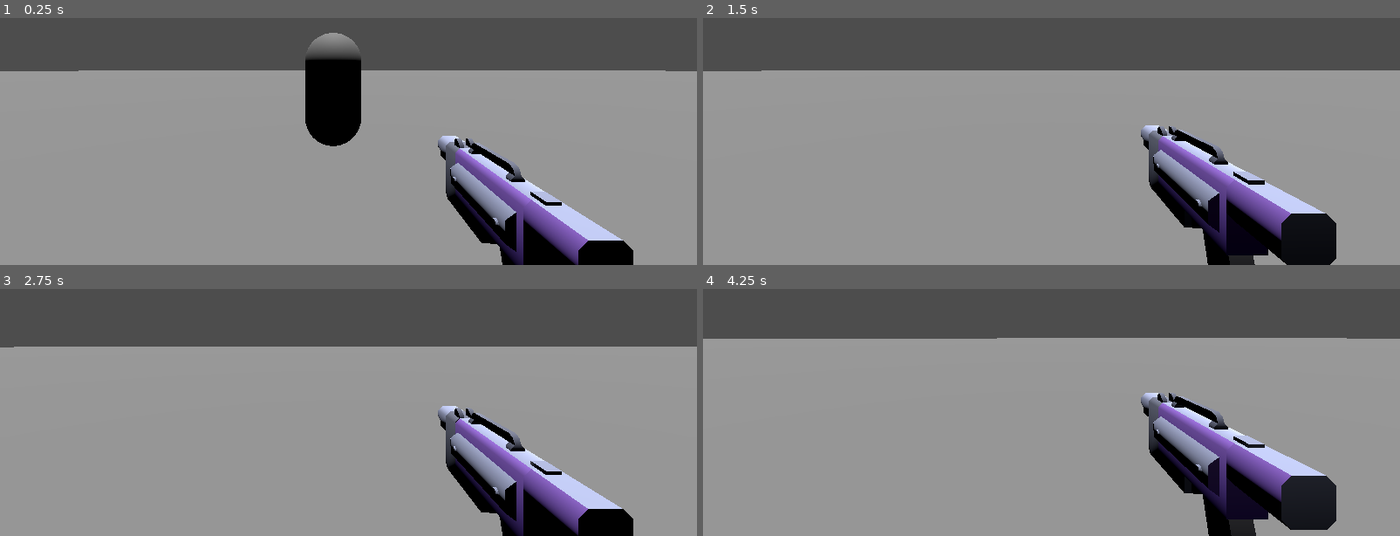
Above: before the commit, frames 1-4 (two rows, left to right).
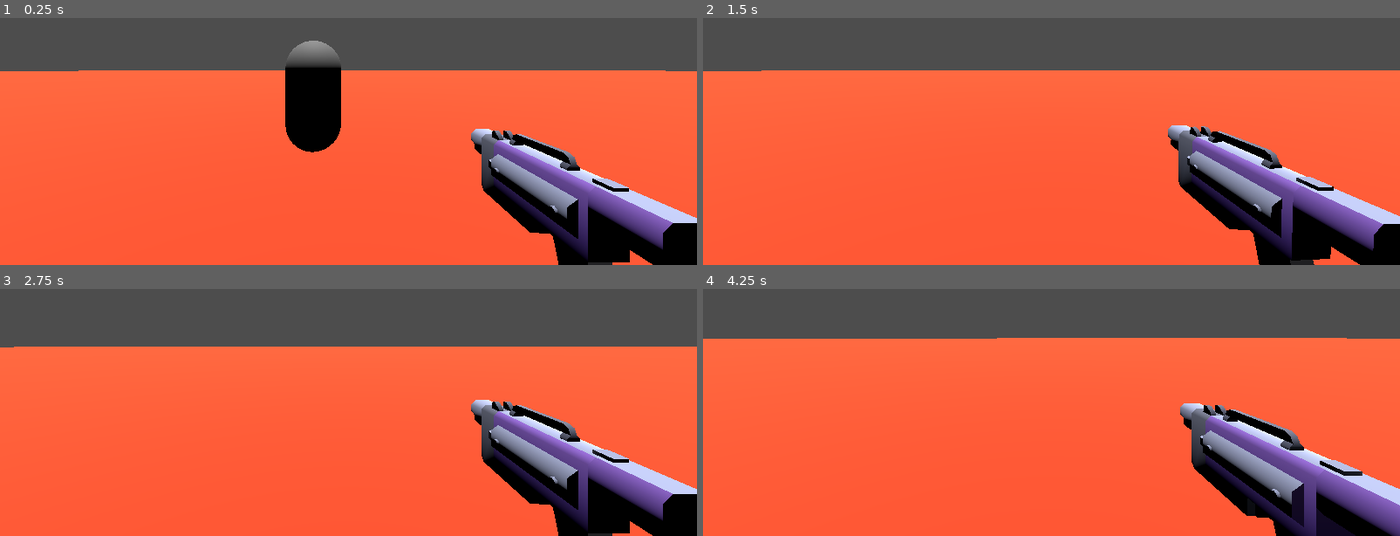
Above: after the commit, the same moments.

Repository: itsung26/GDgame-repo
Game: Godot game, scene res://scenes/main.tscn
The game is run twice, just before and just after one commit, with the same random seed, the same clock (stepped at 60 frames per second) and the same inputs.
Inputs (mouse positions are in pixels of both pictures, inside the frame that each line leads up to):
- Up to frame 1 (0.25 s): no input
- Up to frame 2 (1.5 s): tap Enter at 0.5 s; move the mouse to (1086, 67) at 0.52 s; press the mouse at (1086, 67) at 0.53 s; hold W (forward) from 0.53 s (still down); tap Space (jump) at 0.77 s; tap H (inspect weapon, bound only after the commit) at 0.8, 1.35 s; move the mouse to (1016, 69) at 1.27 s; release the mouse at (1016, 69) at 1.28 s
- Up to frame 3 (2.75 s): keep holding W (forward); tap Space (jump) at 1.52 s; click (313, 340) at 1.55 s; move the mouse to (362, 333) at 2.02 s; press the mouse at (362, 333) at 2.03 s; tap H (inspect weapon, bound only after the commit) at 2.3 s
- Up to frame 4 (4.25 s): keep holding W (forward); move the mouse to (1044, 345) at 2.77 s; release the mouse at (1044, 345) at 2.78 s; tap H (inspect weapon, bound only after the commit) at 2.85, 3.8 s; tap Space (jump) at 3.02, 3.77 s; click (1044, 345) at 3.05 s; move the mouse to (1100, 345) at 3.52 s; press the mouse at (1100, 345) at 3.53 s; tap Escape (pause) at 4.15 s

The runs differ from the first frame. In frame 1, 77% of the frame differs, in the area x 0-100%, y 6-100%; in frame 2, 77%; in frame 3, 76%; in frame 4, 79%, in the area x 0-100%, y 19-100%.

Commit message:
Add basic weapon and enemy systems
Introduced a new blaster weapon with firing and inspect animations, including a script for handling input and raycasting. Added a test enemy scene and script, and updated the main scene to include the enemy. Defined new input actions and physics layers, and removed the unused pause UI scene.

Diff:
--- a/project.godot
+++ b/project.godot
@@ -18,6 +18,10 @@
 run/main_scene="uid://ddw2badfdmuup"
 config/features=PackedStringArray("4.4", "Forward Plus")
 config/icon="res://icon.svg"
+
+[global_group]
+
+enemy="contains all enemies"
 
 [input]
 
@@ -56,3 +60,23 @@
 "events": [Object(InputEventKey,"resource_local_to_scene":false,"resource_name":"","device":-1,"window_id":0,"alt_press …(191 unchanged characters)…
 ]
 }
+fire={
+"deadzone": 0.2,
+"events": [Object(InputEventMouseButton,"resource_local_to_scene":false,"resource_name":"","device":-1,"window_id":0,"alt_pressed":false,"shift_pressed":false,"ctrl_pressed":false,"meta_pressed":false,"button_mask":1,"position":Vector2(134, 22),"global_position":Vector2(143, 70),"factor":1.0,"button_index":1,"canceled":false,"pressed":true,"double_click":false,"script":null)
+]
+}
+"inspect weapon"={
+"deadzone": 0.2,
+"events": [Object(InputEventKey,"resource_local_to_scene":false,"resource_name":"","device":-1,"window_id":0,"alt_pressed":false,"shift_pressed":false,"ctrl_pressed":false,"meta_pressed":false,"pressed":false,"keycode":0,"physical_keycode":72,"key_label":0,"unicode":104,"location":0,"echo":false,"script":null)
+]
+}
+"right click action"={
+"deadzone": 0.2,
+"events": [Object(InputEventMouseButton,"resource_local_to_scene":false,"resource_name":"","device":-1,"window_id":0,"alt_pressed":false,"shift_pressed":false,"ctrl_pressed":false,"meta_pressed":false,"button_mask":2,"position":Vector2(17, 11),"global_position":Vector2(26, 59),"factor":1.0,"button_index":2,"canceled":false,"pressed":true,"double_click":false,"script":null)
+]
+}
+
+[layer_names]
+
+3d_physics/layer_1="player"
+3d_physics/layer_2="enemies"
--- a/scenes/main.tscn
+++ b/scenes/main.tscn
@@ -1,15 +1,21 @@
-[gd_scene load_steps=7 format=3 uid="uid://ddw2badfdmuup"]
+[gd_scene load_steps=10 format=3 uid="uid://ddw2badfdmuup"]
 
 [ext_resource type="Script" uid="uid://gpqrqkj1ebeu" path="res://scripts/game_manager.gd" id="1_0wfyh"]
 [ext_resource type="PackedScene" uid="uid://ch37b3vrtbtsd" path="res://scenes/player.tscn" id="1_o5qli"]
 [ext_resource type="Script" uid="uid://3rccyd28dt24" path="res://scripts/character_body_3d.gd" id="3_sugp2"]
+[ext_resource type="Script" uid="uid://cikqg67necxxx" path="res://scripts/test_enemy.gd" id="4_jyhfs"]
 
 [sub_resource type="WorldBoundaryShape3D" id="WorldBoundaryShape3D_sgp6g"]
 
 [sub_resource type="PlaneMesh" id="PlaneMesh_sgp6g"]
 size = Vector2(500, 500)
 
+[sub_resource type="StandardMaterial3D" id="StandardMaterial3D_sugp2"]
+albedo_color = Color(1, 0.317647, 0.164706, 1)
+
 [sub_resource type="CapsuleMesh" id="CapsuleMesh_sugp2"]
+
+[sub_resource type="CapsuleShape3D" id="CapsuleShape3D_sugp2"]
 
 [node name="main" type="Node3D"]
 
@@ -26,14 +32,25 @@
 
 [node name="MeshInstance3D" type="MeshInstance3D" parent="WorldFloor"]
 mesh = SubResource("PlaneMesh_sgp6g")
+surface_material_override/0 = SubResource("StandardMaterial3D_sugp2")
 
 [node name="Player" parent="." instance=ExtResource("1_o5qli")]
 transform = Transform3D(1, 0, 0, 0, 1, 0, 0, 0, 1, -20.301, 0, -19.0991)
+collision_mask = 3
 script = ExtResource("3_sugp2")
 
 [node name="DirectionalLight3D" type="DirectionalLight3D" parent="."]
 transform = Transform3D(1, 0, 0, 0, -2.98023e-08, 1, 0, -1, -2.98023e-08, -16.0502, 510.402, -17.315)
 
-[node name="MeshInstance3D" type="MeshInstance3D" parent="."]
-transform = Transform3D(1, 0, 0, 0, 1, 0, 0, 0, 1, -20.5698, 1.1295, -23.6683)
+[node name="TestEnemy" type="CharacterBody3D" parent="."]
+transform = Transform3D(1, 0, 0, 0, 1, 0, 0, 0, 1, -20.9353, 1, -23.7502)
+collision_layer = 2
+collision_mask = 3
+script = ExtResource("4_jyhfs")
+
+[node name="MeshInstance3D" type="MeshInstance3D" parent="TestEnemy"]
 mesh = SubResource("CapsuleMesh_sugp2")
+skeleton = NodePath("../..")
+
+[node name="CollisionShape3D" type="CollisionShape3D" parent="TestEnemy"]
+shape = SubResource("CapsuleShape3D_sugp2")
--- a/scenes/pause_ui.tscn
+++ /dev/null
@@ -1,20 +0,0 @@
-[gd_scene format=3 uid="uid://7lv8me8tkiq7"]
-
-[node name="PauseUI" type="Control"]
-layout_mode = 3
-anchors_preset = 15
-anchor_right = 1.0
-anchor_bottom = 1.0
-grow_horizontal = 2
-grow_vertical = 2
-
-[node name="MenuButton" type="MenuButton" parent="."]
-layout_mode = 0
-offset_left = 69.0
-offset_top = 35.0
-offset_right = 222.0
-offset_bottom = 99.0
-text = "testbutton"
-item_count = 1
-popup/item_0/text = "testbutton"
-popup/item_0/id = 0
--- a/scenes/player.tscn
+++ b/scenes/player.tscn
@@ -1,43 +1,99 @@
-[gd_scene load_steps=9 format=3 uid="uid://ch37b3vrtbtsd"]
+[gd_scene load_steps=11 format=3 uid="uid://ch37b3vrtbtsd"]
 
 [ext_resource type="PackedScene" uid="uid://c2kcj7dglcsx2" path="res://assets/gunmodels/blaster-a.fbx" id="1_3vyb7"]
+[ext_resource type="Script" uid="uid://bhnpfhit5k8s5" path="res://scripts/blaster_a.gd" id="2_g2els"]
 
 [sub_resource type="Animation" id="Animation_3vyb7"]
-length = 0.001
+resource_name = "recoil"
+length = 0.1
 tracks/0/type = "value"
 tracks/0/imported = false
 tracks/0/enabled = true
-tracks/0/path = NodePath("Pivot/gun:position")
+tracks/0/path = NodePath("Pivot/Camera3D/pistol:position")
+tracks/0/interp = 1
+tracks/0/loop_wrap = true
+tracks/0/keys = {
+"times": PackedFloat32Array(0, 0.0333333, 0.1),
+"transitions": PackedFloat32Array(1, 1, 1),
+"update": 0,
+"values": [Vector3(0.687, -0.416, -0.943), Vector3(0.687, -0.416, -0.828), Vector3(0.687, -0.416, -0.943)]
+}
+tracks/1/type = "method"
+tracks/1/imported = false
+tracks/1/enabled = true
+tracks/1/path = NodePath("Pivot/Camera3D/pistol")
+tracks/1/interp = 1
+tracks/1/loop_wrap = true
+tracks/1/keys = {
+"times": PackedFloat32Array(0.0333333),
+"transitions": PackedFloat32Array(1),
+"values": [{
+"args": [],
+"method": &"fire"
+}]
+}
+
+[sub_resource type="Animation" id="Animation_g2els"]
+length = 0.001
+capture_included = true
+tracks/0/type = "value"
+tracks/0/imported = false
+tracks/0/enabled = true
+tracks/0/path = NodePath("Pivot/Camera3D/pistol:position")
 tracks/0/interp = 1
 tracks/0/loop_wrap = true
 tracks/0/keys = {
 "times": PackedFloat32Array(0),
 "transitions": PackedFloat32Array(1),
-"update": 0,
-"values": [Vector3(0.517026, -0.451205, -0.942633)]
+"update": 2,
+"values": [Vector3(0.687, -0.416, -0.943)]
+}
+tracks/1/type = "value"
+tracks/1/imported = false
+tracks/1/enabled = true
+tracks/1/path = NodePath("Pivot/Camera3D/pistol:rotation")
+tracks/1/interp = 1
+tracks/1/loop_wrap = true
+tracks/1/keys = {
+"times": PackedFloat32Array(0),
+"transitions": PackedFloat32Array(1),
+"update": 2,
+"values": [Vector3(0, 0, 0)]
 }
 
-[sub_resource type="Animation" id="Animation_u8vuu"]
-resource_name = "gunBob"
-length = 0.6
-loop_mode = 1
+[sub_resource type="Animation" id="Animation_qhqgy"]
+resource_name = "inspect"
+length = 3.0
 tracks/0/type = "value"
 tracks/0/imported = false
 tracks/0/enabled = true
-tracks/0/path = NodePath("Pivot/gun:position")
+tracks/0/path = NodePath("Pivot/Camera3D/pistol:rotation")
 tracks/0/interp = 1
 tracks/0/loop_wrap = true
 tracks/0/keys = {
-"times": PackedFloat32Array(0, 0.3),
-"transitions": PackedFloat32Array(1, 1),
+"times": PackedFloat32Array(0, 0.8, 1.60352, 2.03333, 2.5, 3),
+"transitions": PackedFloat32Array(1, 1, 1, 1, 1, 1),
 "update": 0,
-"values": [Vector3(0.517026, -0.451205, -0.942633), Vector3(0.517026, -0.367343, -0.942633)]
+"values": [Vector3(0, 0, 0), Vector3(0.205949, 0.411898, 0), Vector3(0.205949, 0.411898, 0), Vector3(0.205949, 0.205949, 1.64759), Vector3(0.205949, 0.205949, 1.64759), Vector3(0, 0, 0)]
+}
+tracks/1/type = "value"
+tracks/1/imported = false
+tracks/1/enabled = true
+tracks/1/path = NodePath("Pivot/Camera3D/pistol:position")
+tracks/1/interp = 1
+tracks/1/loop_wrap = true
+tracks/1/keys = {
+"times": PackedFloat32Array(0, 0.8, 1.60352, 2.03333, 2.5, 3),
+"transitions": PackedFloat32Array(1, 1, 1, 1, 1, 1),
+"update": 0,
+"values": [Vector3(0.687, -0.416, -0.943), Vector3(0.582, -0.331, -0.943), Vector3(0.582, -0.331, -0.943), Vector3(0.582, -0.331, -1.098), Vector3(0.582, -0.331, -1.098), Vector3(0.687, -0.416, -0.943)]
 }
 
 [sub_resource type="AnimationLibrary" id="AnimationLibrary_o7tup"]
 _data = {
-&"RESET": SubResource("Animation_3vyb7"),
-&"gunBob": SubResource("Animation_u8vuu")
+&"RESET": SubResource("Animation_g2els"),
+&"inspect": SubResource("Animation_qhqgy"),
+&"recoil": SubResource("Animation_3vyb7")
 }
 
 [sub_resource type="CapsuleShape3D" id="CapsuleShape3D_b2mh8"]
@@ -77,7 +133,11 @@
 [node name="Camera3D" type="Camera3D" parent="Pivot"]
 unique_name_in_owner = true
 
-[node name="gun" type="Skeleton3D" parent="Pivot"]
-transform = Transform3D(1, 0, 0, 0, 1, 0, 0, 0, 1, 0.517026, -0.451205, -0.942633)
+[node name="pistol" parent="Pivot/Camera3D" instance=ExtResource("1_3vyb7")]
+transform = Transform3D(1, 0, 0, 0, 1, 0, 0, 0, 1, 0.687, -0.416, -0.943)
+script = ExtResource("2_g2els")
 
-[node name="pistol" parent="Pivot/gun" instance=ExtResource("1_3vyb7")]
+[node name="RayCast3D" type="RayCast3D" parent="Pivot/Camera3D"]
+transform = Transform3D(1, 0, 0, 0, -1, -8.74228e-08, 0, 8.74228e-08, -1, 0.00434119, -0.0047704, -0.40687)
+target_position = Vector3(0, 0, 900)
+collision_mask = 2
--- /dev/null
+++ b/scripts/blaster_a.gd
@@ -0,0 +1,25 @@
+extends Skeleton3D
+
+@onready var animation_player: AnimationPlayer = $"../../../AnimationPlayer"
+@onready var ray_cast_3d: RayCast3D = $"../RayCast3D"
+
+func fire():
+	print(ray_cast_3d.is_colliding())
+
+# Called when the node enters the scene tree for the first time.
+func _ready() -> void:
+	pass # Replace with function body.
+
+
+# Called every frame. 'delta' is the elapsed time since the previous frame.
+func _process(_delta) -> void:
+	# a random num to aid in randomizing animation variants
+	var random = randi_range(0,1)
+
+	if Input.is_action_pressed("fire"):
+		if animation_player.current_animation == "inspect":
+			animation_player.stop()
+		animation_player.play("recoil")
+
+	if Input.is_action_pressed("inspect weapon"):
+		animation_player.play("inspect")
--- a/scripts/character_body_3d.gd
+++ b/scripts/character_body_3d.gd
@@ -24,10 +24,13 @@
 		pivot.rotate_x(deg_to_rad(look_sensitivity * pitch))
 
 func _physics_process(delta: float) -> void:
+	# gun bobbing on walk animation
+	'''
 	if velocity.x != 0 or velocity.z != 0:
 		animation_player.play("gunBob")
 	else:
 		animation_player.stop()
+	'''
 
 	# Add the gravity.
 	if not is_on_floor():
--- /dev/null
+++ b/scripts/test_enemy.gd
@@ -0,0 +1,12 @@
+extends CharacterBody3D
+
+@export var healthpool = 100
+
+# Called when the node enters the scene tree for the first time.
+func _ready() -> void:
+	pass # Replace with function body.
+
+
+# Called every frame. 'delta' is the elapsed time since the previous frame.
+func _process(delta: float) -> void:
+	pass
Not shown, added: scripts/blaster_a.gd.uid
Not shown, added: scripts/test_enemy.gd.uid
